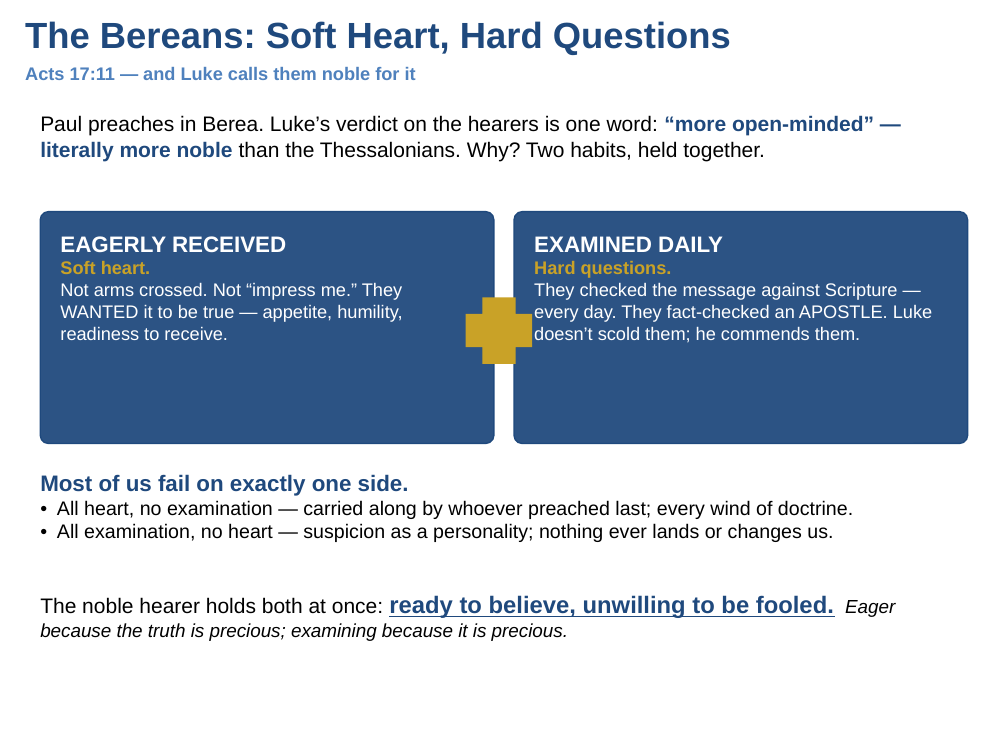
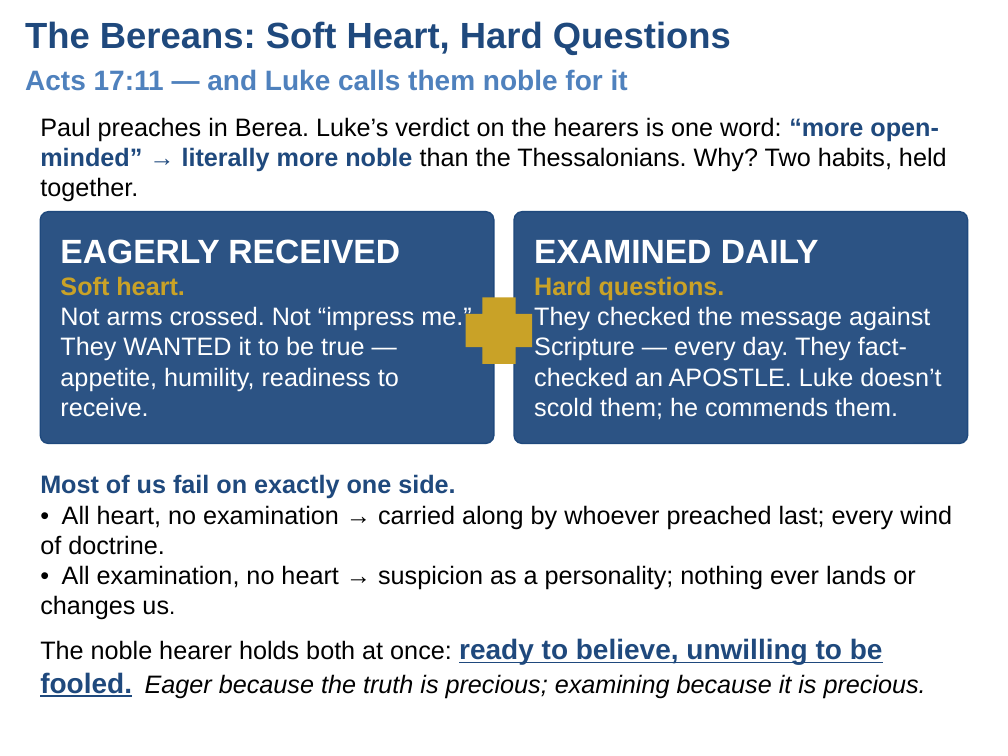
Before and after one commit to UsefulEngines/EvangelismPublic, a slide deck: slide 3 of 2026-Q4/05-TheBereanMethod/Week05-TheBereanMethod.pptx. Drawn at 1008x756 pixels with LibreOffice and Linux fonts; fonts in the diff are those of the drawing. Boxes give left, top, right and bottom in pixels: in the first picture for what was removed or moved away, otherwise in the second. Text is boxed around its words. In the diff, an @@ line names an element or a change of style, - is before the commit and + after.

```diff
--- a/2026-Q4/05-TheBereanMethod/Week05-TheBereanMethod.pptx
+++ b/2026-Q4/05-TheBereanMethod/Week05-TheBereanMethod.pptx
@@ text "Acts 17:11 — and Luke ..." at (25,69,628,91): size 13 to 20 pt @@
@@ text at (40,117,947,202): text changed; size 15 to 18 pt @@
-Paul preaches in Berea. Luke’s verdict on the hearers is one word: “more open-minded” — literally more noble than the Thessalonians. Why? Two habits, held together.
+Paul preaches in Berea. Luke’s verdict on the hearers is one word: “more open-minded” → literally more noble than the Thessalonians. Why? Two habits, held together.
@@ text "EAGERLY RECEIVED Soft heart. Not ..." at (60,239,471,417): size 16 to 24 pt in "EAGERLY RECEIVED"; size 13 to 18 pt in "Soft heart. Not arms crossed. Not “impress ..." @@
@@ text "EXAMINED DAILY Hard questions. They ..." at (534,240,941,419): size 16 to 24 pt in "EXAMINED DAILY"; size 13 to 18 pt @@
@@ text at (40,474,952,620): text changed; size 14 to 18 pt @@
-Most of us fail on exactly one side.
-• All heart, no examination — carried along by whoever preached last; every wind of doctrine.
-• All examination, no heart — suspicion as a personality; nothing ever lands or changes us.
+Most of us fail on exactly one side.
+• All heart, no examination → carried along by whoever preached last; every wind of doctrine.
+• All examination, no heart → suspicion as a personality; nothing ever lands or changes us.
@@ text "The noble hearer holds both ...": place and size @@
-text "The noble hearer holds both ..." at (40,595,895,641)
+text "The noble hearer holds both ..." at (40,638,926,698)
@@ text "The noble hearer holds both ..." at (40,638,926,698): size 15 to 18 pt in "The noble hearer holds both at once:"; size 17 to 20 pt in "ready to believe, unwilling to be fooled."; size 13.5 to 18 pt in "Eager because the truth is precious; examining ..." @@
```
Also in this commit, not shown: 6 other slides changed.
